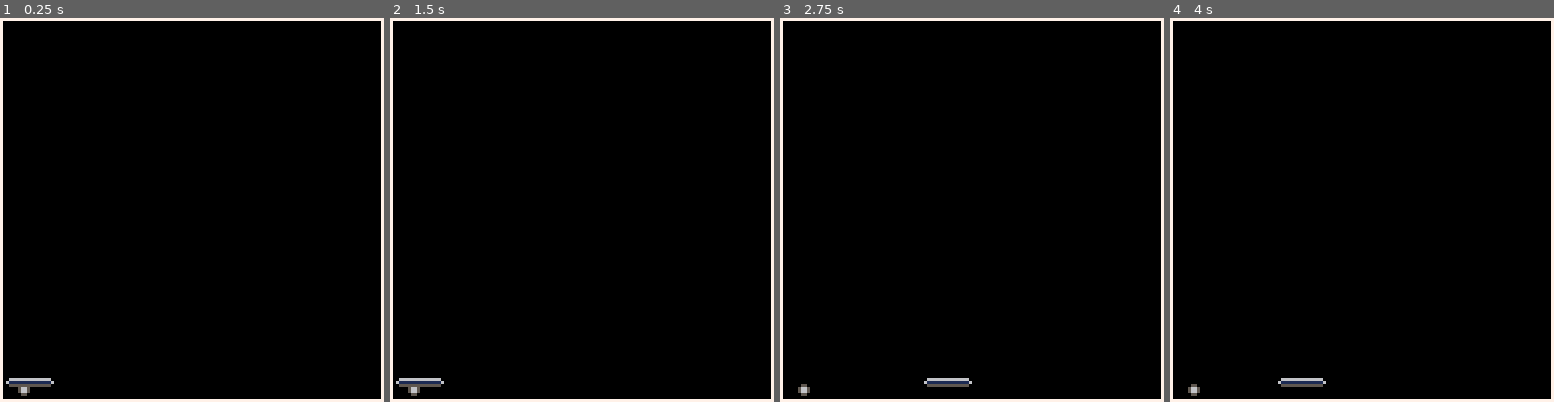
Above: before the commit, frames 1-4 (left to right).
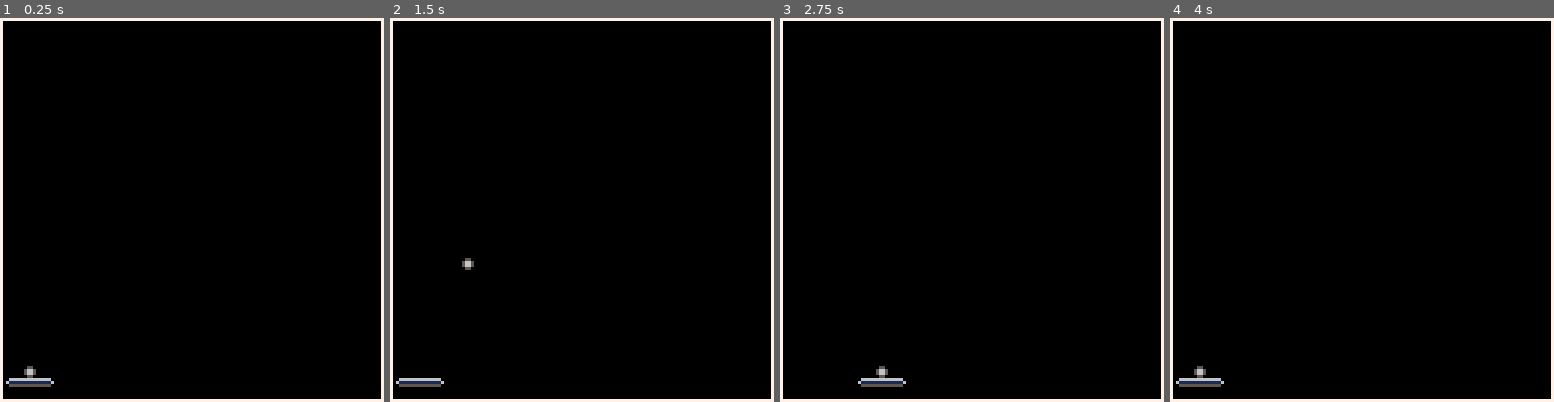
Above: after the commit, the same moments.

Repository: eduszesz/shmup
Game: PICO-8 cartridge arkanoid.p8
The game is run twice, just before and just after one commit, with the same random seed, the same clock (stepped at 60 frames per second) and the same inputs.
Inputs:
- Up to frame 1 (0.25 s): no input
- Up to frame 2 (1.5 s): tap X (X key) at 0.33, 1.07 s; tap O (Z key) at 0.7 s
- Up to frame 3 (2.75 s): hold Right 1.6-2.1 s; tap O (Z key) at 1.7, 2.1, 2.5 s; tap X (X key) at 1.85 s; hold Right from 2.47 s (still down)
- Up to frame 4 (4 s): tap O (Z key) at 2.9, 3.3, 3.7 s; tap X (X key) at 2.97 s; release Right at 3.03 s; hold Left 3.08-3.58 s

The runs differ from the first frame. In frame 1, 0.1% of the frame differs, in the area x 4-10%, y 90-99%; in frame 2, 0.1%; in frame 3, 0.7%, in the area x 4-50%, y 90-99%; in frame 4, 0.7%.

Commit message:
basic movement

Diff:
--- a/arkanoid.p8
+++ b/arkanoid.p8
@@ -5,21 +5,53 @@
 --by eduszesz
 
 function _init()
-	p={sp=1,x=2,y=120,dx=0,dy=0}
-	b={sp=3,x=4,y=120,dx=0,dy=0}
+	p={sp=1,x=2,y=120,dx=0,dy=0, box={x1=0,y1=0,x2=15,y2=5}}
+	b={sp=3,x=p.x+4,y=p.y-6,dx=1, dy=1, v=3, ang=0.18, box={x1=2,y1=2,x2=5,y2=5}}
+	bs="on pad" -- ball state
+
 end
 
 function _update()
 	p.dx=0
 	p.dy=0
 	if btn(⬅️) then
-		p.dx=-2
+		p.dx=-4
 	end
 	if btn(➡️) then
-		p.dx=2
+		p.dx=4
 	end
 	p.x+=p.dx
 	p.y+=p.dy
+	if bs=="on pad" then
+		b.x+=p.dx
+	end
+
+	if btnp(5) then
+		bs = "moving"
+	end
+	if bs=="moving" then
+
+		if b.x>120 or b.x<0 then
+			reflect("x")
+		end
+		if b.y>127 or b.y<1 then
+			reflect("y")
+		end
+
+		if coll(p,b) then
+			b.ang+=0.2-rnd(0.3)
+			reflect("x")
+			reflect("y")
+		end
+
+		b.x+=b.v*cos(b.ang)*b.dx
+		b.y+=b.v*sin(b.ang)*b.dy
+	end
+
+	if btnp(4) then
+		_init()
+	end
+
 end
 
 function _draw()
@@ -28,6 +60,50 @@
 	spr(b.sp,b.x,b.y)
 	rect(0,0,127,127,7)
 end
+
+function reflect(_dir) --_dir ="x" or "y"
+	local dir=_dir
+	if dir=="x" then
+		if b.dx==1 then
+			b.dx=-1
+		else
+			b.dx=1
+		end
+	end
+	if dir=="y" then
+		if b.dy==1 then
+			b.dy=-1
+		else
+			b.dy=1
+		end
+	end
+end
+
+--collision
+function abs_box(s)
+ local box = {}
+ box.x1 = s.box.x1 + s.x
+ box.y1 = s.box.y1 + s.y
+ box.x2 = s.box.x2 + s.x
+ box.y2 = s.box.y2 + s.y
+ return box
+
+end
+
+function coll(a,b)
+
+ local box_a = abs_box(a)
+ local box_b = abs_box(b)
+
+ if box_a.x1 > box_b.x2 or
+    box_a.y1 > box_b.y2 or
+    box_b.x1 > box_a.x2 or
+    box_b.y1 > box_a.y2 then
+    return false
+ end
+ return true
+end
+
 __gfx__
 00000000066666666666666000000000000000000000000000000000000000000000000000000000000000000000000000000000000000000000000000000000
 00000000611111111111111600000000000000000000000000000000000000000000000000000000000000000000000000000000000000000000000000000000
